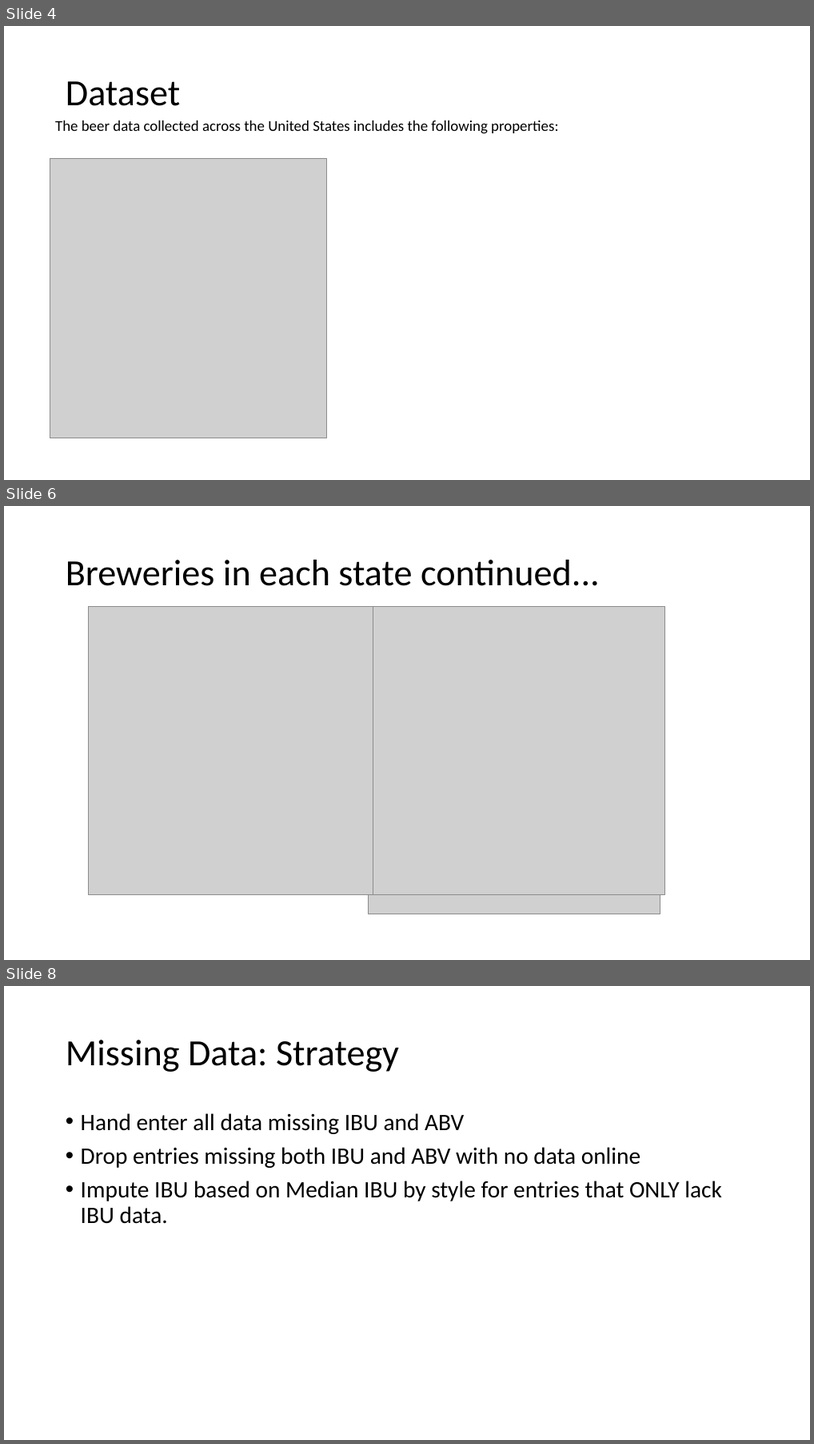
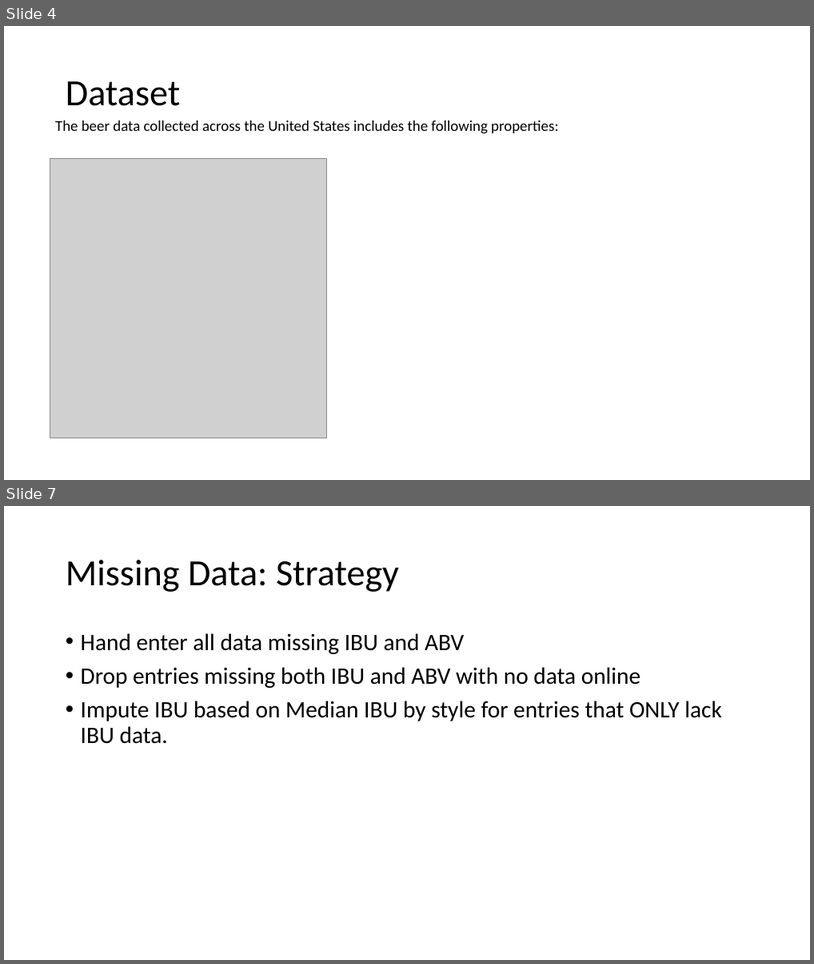
Before and after one commit to RiccoFerraro/dds_case_study_1, a slide deck: Beers_and_Breweries.pptx. Shown one above the other, each under a label of ours: slides 4, 6 and 8 before the commit, slides 4 and 7 after it; the slides between them are not shown. The pictures are 814x1444 and 814x964 pixels, drawn with LibreOffice and Linux fonts; fonts in the diff are those of the drawing; grey boxes stand for pictures. Boxes give left, top, right and bottom in pixels: in the first picture for what was removed or moved away, otherwise in the second. Text is boxed around its words. In the diff, an @@ line names an element or a change of style, - is before the commit and + after.

```diff
--- a/Beers_and_Breweries.pptx
+++ b/Beers_and_Breweries.pptx
@@ slide 6 removed at bbox=[4, 506, 810, 960], background #FFFFFF @@
@@ title removed at bbox=[66, 560, 600, 586] @@
-Breweries in each state continued...
@@ picture removed at bbox=[88, 607, 378, 894] @@
@@ picture removed at bbox=[374, 607, 666, 894] @@
@@ picture removed at bbox=[368, 894, 660, 914] @@
@@ what was slide 8 is now slide 7 @@
```
Also in this commit, not shown: 11 slides changed, 5 slides added, 2 other slides removed, 4 other files.
